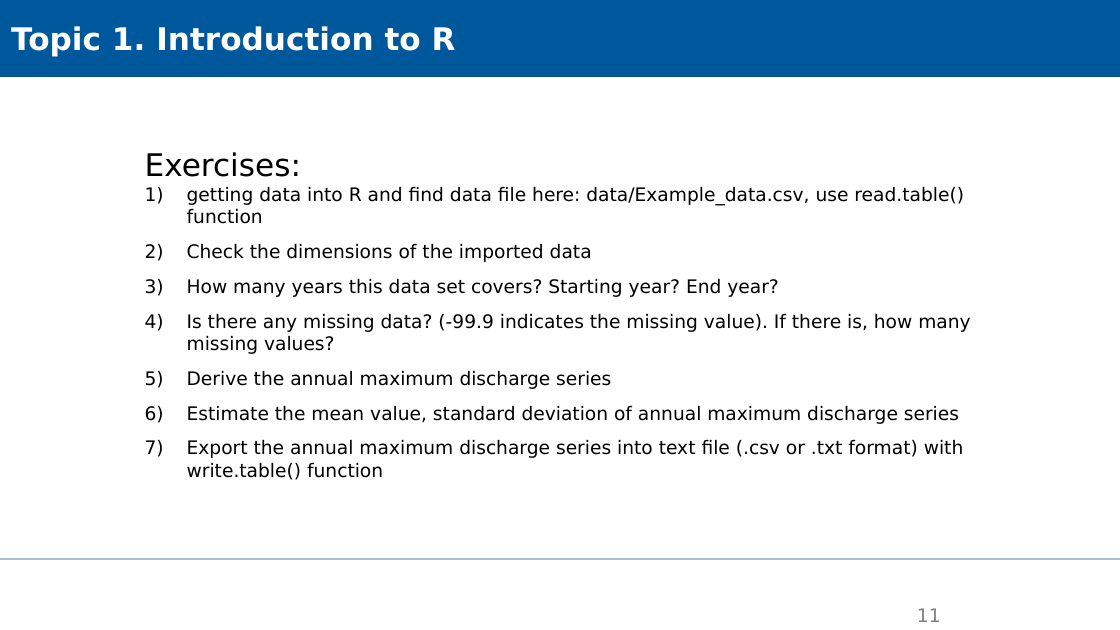
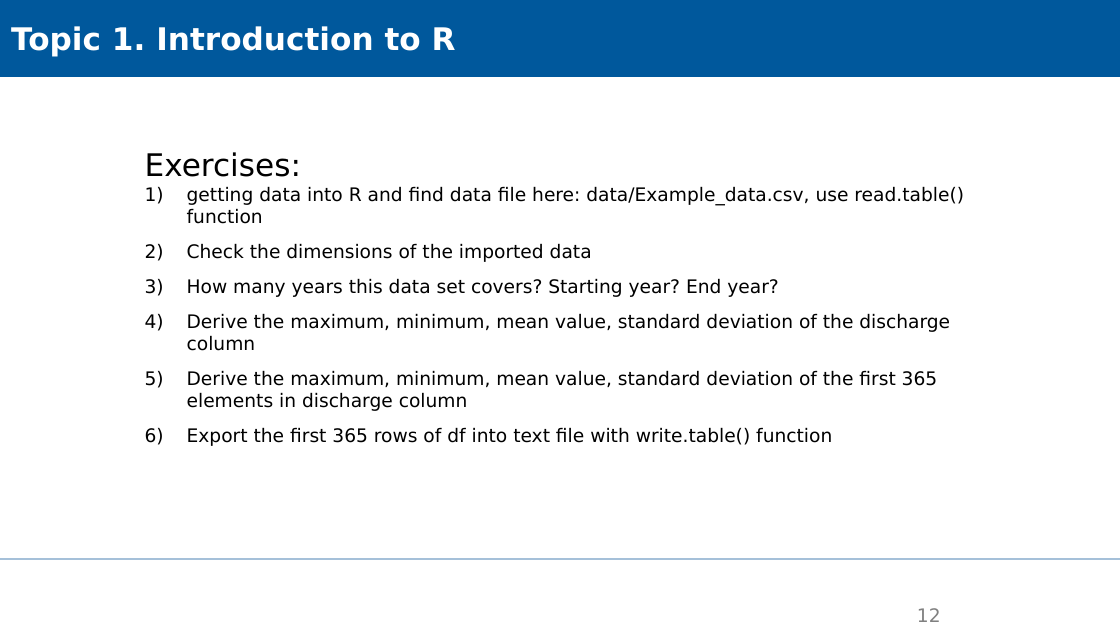
Before and after one commit to XiaoxiangGuanGFZ/FloodRiskSeminar, a slide deck: slide 12 of slides/FRS_exercise_R.pptx (slide 11 before the commit). Drawn at 1120x630 pixels with LibreOffice and Linux fonts; fonts in the diff are those of the drawing; background and template pictures are left out. Boxes give left, top, right and bottom in pixels: in the first picture for what was removed or moved away, otherwise in the second. Text is boxed around its words. In the diff, an @@ line names an element or a change of style, - is before the commit and + after.

Commit message:
update ppt

```diff
--- a/slides/FRS_exercise_R.pptx
+++ b/slides/FRS_exercise_R.pptx
@@ text at [187,313,950,446]: text changed @@
-4) Is there any missing data? (-99.9 indicates the missing value). If there is, how many missing values?
-5) Derive the annual maximum discharge series
-6) Estimate the mean value, standard deviation of annual maximum discharge series
-7) Export the annual maximum discharge series into text file (.csv or .txt format) with write.table() function
+4) Derive the maximum, minimum, mean value, standard deviation of the discharge column
+5) Derive the maximum, minimum, mean value, standard deviation of the first 365 elements in discharge column
+6) Export the first 365 rows of df into text file with write.table() function
@@ page number at [917,608,941,622]: text changed @@
-11
+12
```
Also in this commit, not shown: 5 other slides changed, 1 slide added.
